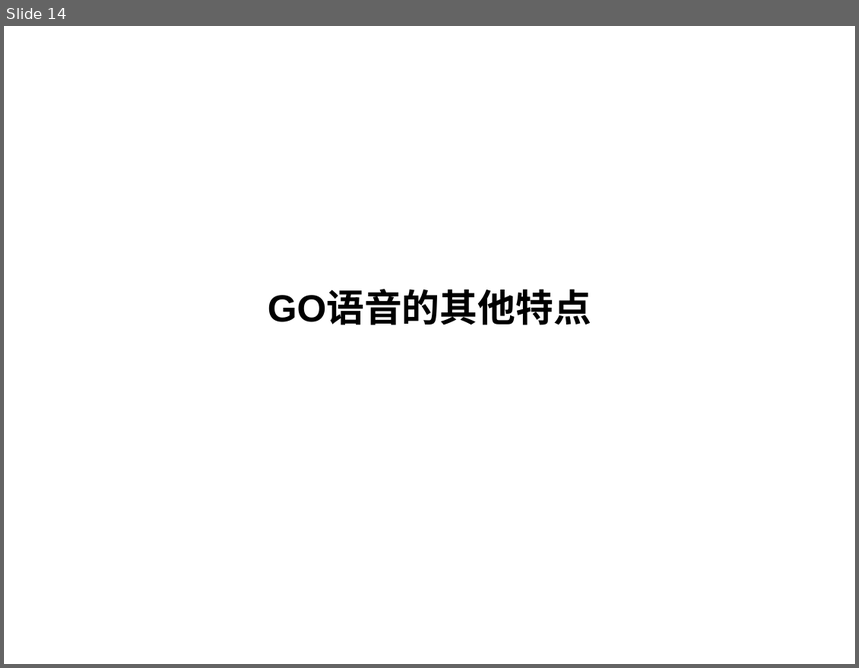
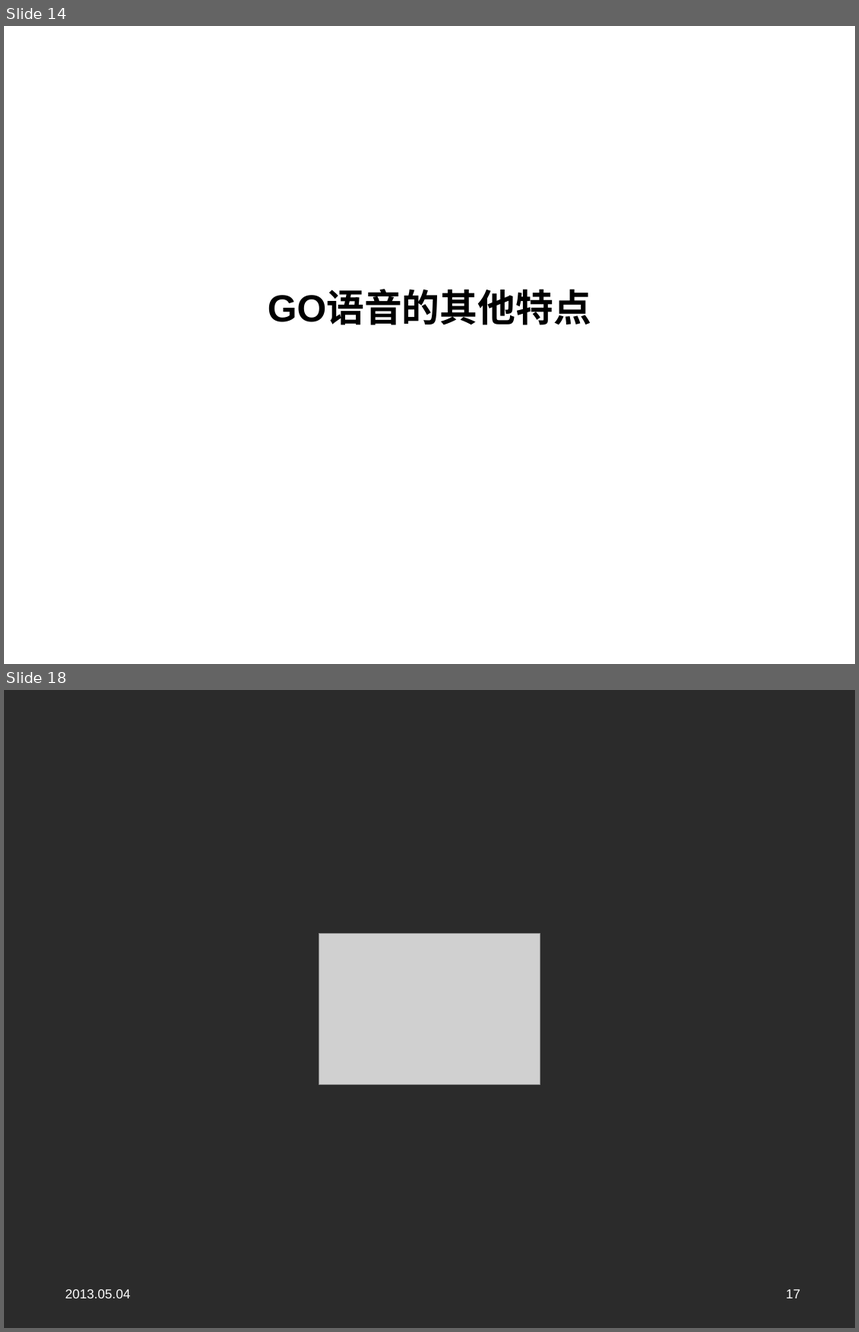
Before and after one commit to yuanyuexiang/GoForSuning, a slide deck: GO门.pptx. Shown one above the other, each under a label of ours: slide 14 before the commit, slides 14 and 18 after it; the slides between them are not shown. The pictures are 859x668 and 859x1332 pixels, drawn with LibreOffice and Linux fonts; fonts in the diff are those of the drawing; grey boxes stand for pictures; background and template pictures are left out; a plain dark background stands for a picture behind light text. Boxes give left, top, right and bottom in pixels: in the first picture for what was removed or moved away, otherwise in the second. Text is boxed around its words. In the diff, an @@ line names an element or a change of style, - is before the commit and + after.

```diff
--- a/GO门.pptx
+++ b/GO门.pptx
@@ slide 18 added at [4, 690, 855, 1328], background picture (left out) @@
@@ picture added at [319, 933, 539, 1085] @@
@@ text added at [66, 1290, 131, 1299], 11 pt, text #FFFFFF @@
+2013.05.04
@@ page number added at [786, 1290, 800, 1299], 11 pt, text #FFFFFF @@
+17
```
Also in this commit, not shown: 3 slides changed, 11 other slides added, 2 other files.
